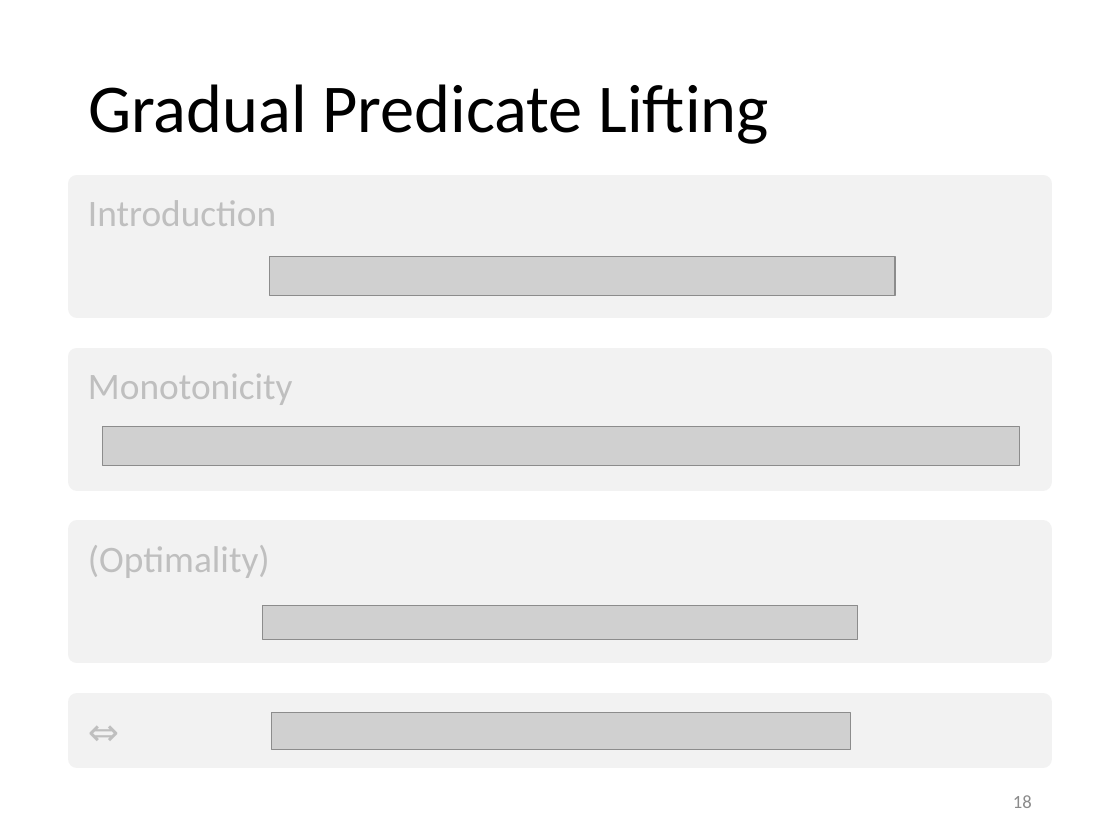
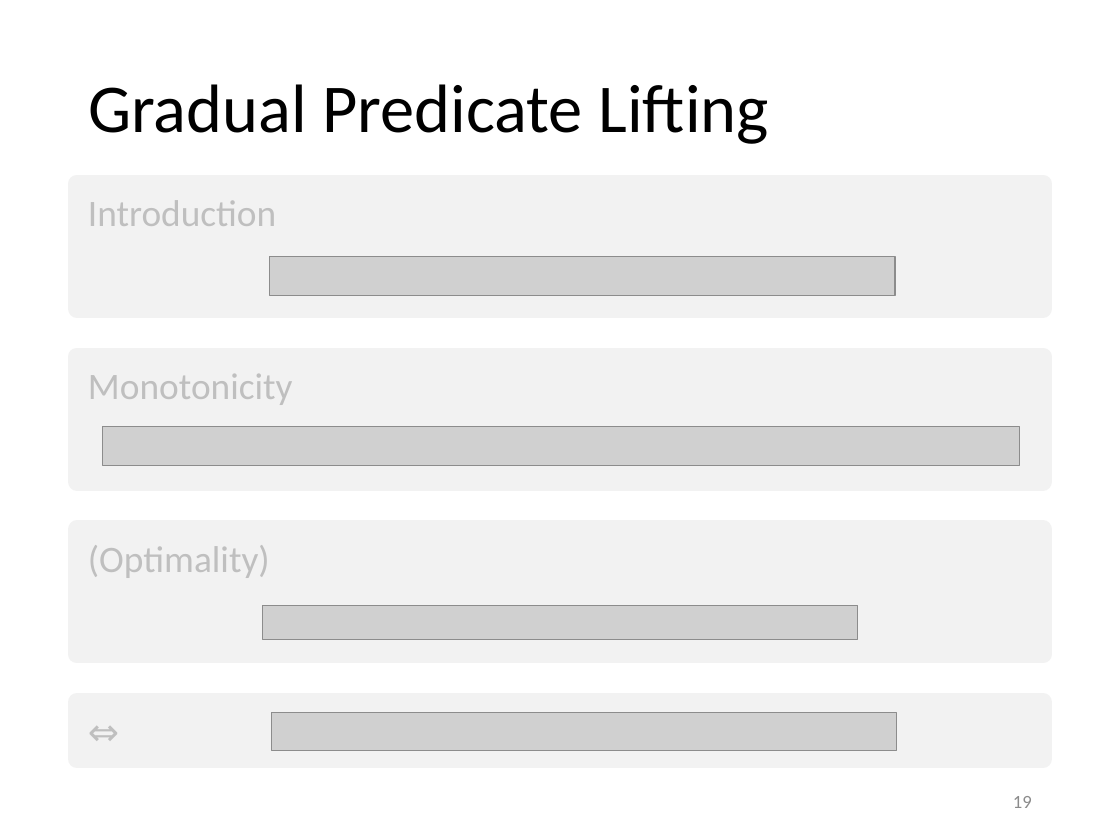
Before and after one commit to olydis/GradVerThesis, a slide deck: slide 19 of presentation/PLunch.pptm (slide 18 before the commit). Drawn at 1120x840 pixels with LibreOffice and Linux fonts; fonts in the diff are those of the drawing; grey boxes stand for pictures. Boxes give left, top, right and bottom in pixels: in the first picture for what was removed or moved away, otherwise in the second. Text is boxed around its words. In the diff, an @@ line names an element or a change of style, - is before the commit and + after.

```diff
--- a/presentation/PLunch.pptm
+++ b/presentation/PLunch.pptm
@@ picture: place and size @@
-picture at bbox=[271, 712, 850, 750]
+picture at bbox=[271, 712, 896, 750]
@@ page number at bbox=[1013, 796, 1032, 808]: text changed @@
-18
+19
```
Also in this commit, not shown: 1 other slide changed, 6 slides added, 1 slide removed, 3 other files.
